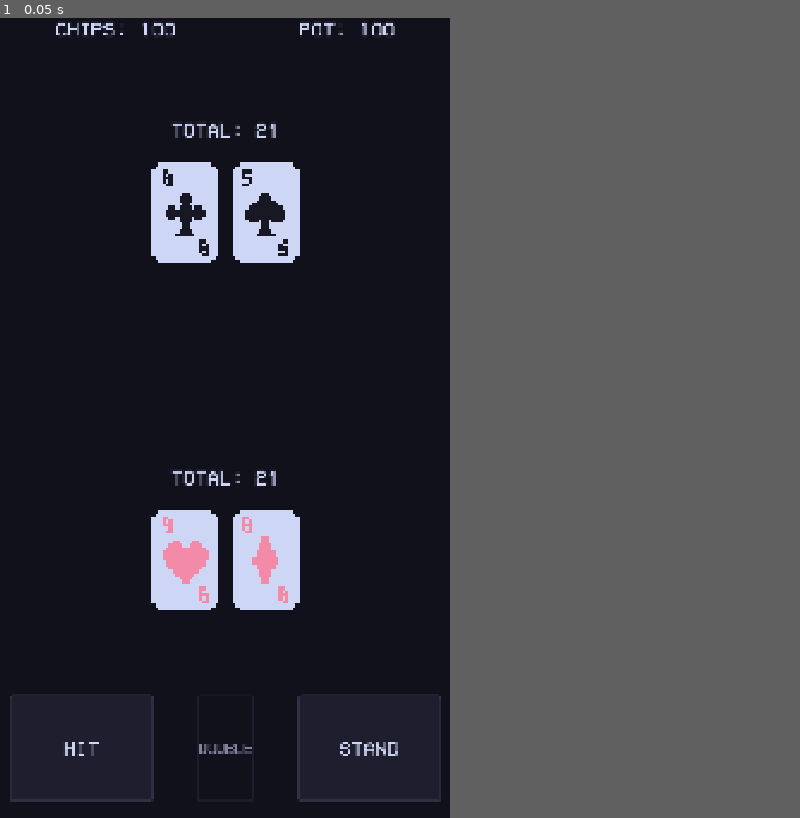
Above: before the commit, frame 1.
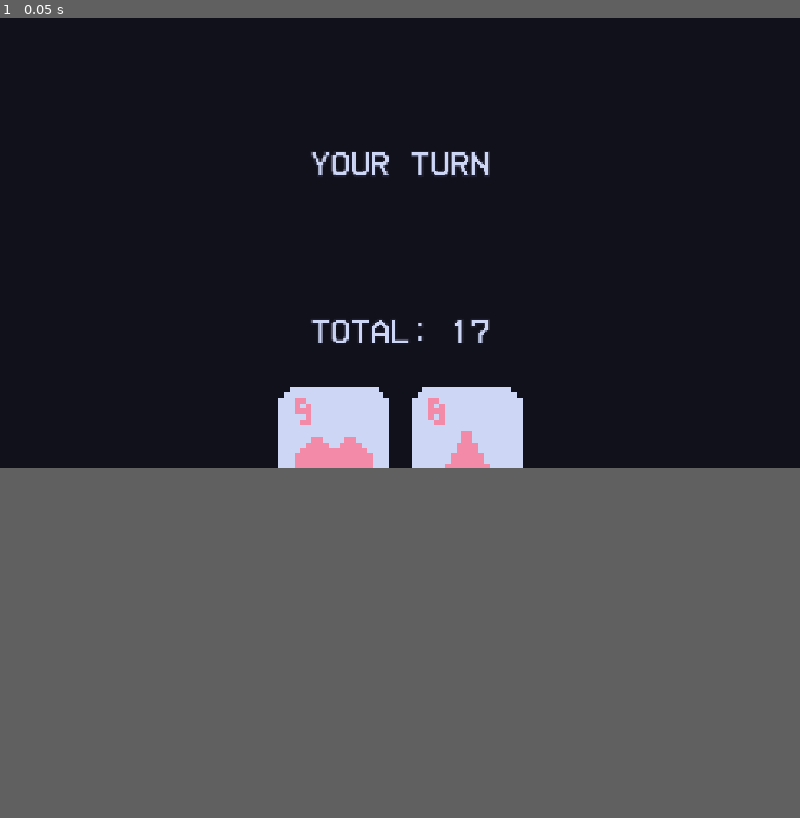
Above: after the commit, the same moment.

Repository: Virkkunen/twentyone
Game: Godot game, scene res://scenes/game.tscn
Same seed, same stepped clock (60 frames per second), same inputs: the game is played once before the commit and once after it.
Inputs:
- Up to frame 1 (0.05 s): no input
In our replay, the window is 450x800 before the commit and 800x450 after it. These sizes can differ from the game's own. Grey fills any space a smaller window leaves; there, only what the larger window draws over its background counts as a difference.

The runs differ from the first frame. In frame 1, 7.8% of the frame differs, in the area x 1-66%, y 0-98%.

Commit message:
updates

Diff:
--- a/project.godot
+++ b/project.godot
@@ -25,8 +25,6 @@
 
 [display]
 
-window/size/viewport_width=1080
-window/size/viewport_height=1920
 window/stretch/mode="canvas_items"
 window/stretch/aspect="expand"
 window/handheld/orientation=1
--- a/resources/base.tres
+++ b/resources/base.tres
@@ -41,10 +41,10 @@
 
 [sub_resource type="StyleBoxFlat" id="StyleBoxFlat_wvou7"]
 bg_color = Color(0.0941176, 0.0941176, 0.145098, 1)
-border_width_left = 8
-border_width_top = 8
-border_width_right = 8
-border_width_bottom = 12
+border_width_left = 4
+border_width_top = 4
+border_width_right = 4
+border_width_bottom = 4
 border_color = Color(0.498039, 0.517647, 0.611765, 1)
 corner_radius_top_left = 8
 corner_radius_top_right = 8
@@ -60,6 +60,7 @@
 Button/colors/font_disabled_color = Color(0.498039, 0.517647, 0.611765, 1)
 Button/colors/font_focus_color = Color(0.803922, 0.839216, 0.956863, 1)
 Button/colors/font_hover_color = Color(0.803922, 0.839216, 0.956863, 1)
+Button/colors/font_hover_pressed_color = Color(0.498039, 0.517647, 0.611765, 1)
 Button/colors/font_outline_color = Color(0, 0, 0, 1)
 Button/colors/font_pressed_color = Color(0.498039, 0.517647, 0.611765, 1)
 Button/constants/h_separation = 100
--- a/scenes/card.tscn
+++ b/scenes/card.tscn
@@ -11,7 +11,16 @@
 
 [node name="CardTexture" type="TextureRect" parent="."]
 custom_minimum_size = Vector2(22, 32)
+layout_mode = 0
 offset_right = 22.0
 offset_bottom = 32.0
 scale = Vector2(8, 8)
 texture = ExtResource("2_ktuci")
+
+[node name="CardBack" type="TextureRect" parent="."]
+visible = false
+custom_minimum_size = Vector2(22, 32)
+offset_right = 22.0
+offset_bottom = 32.0
+scale = Vector2(8, 8)
+texture = ExtResource("2_ktuci")
--- a/scenes/game.tscn
+++ b/scenes/game.tscn
@@ -1,11 +1,16 @@
-[gd_scene load_steps=7 format=3 uid="uid://vi3cwqdpyp3d"]
+[gd_scene load_steps=12 format=3 uid="uid://vi3cwqdpyp3d"]
 
 [ext_resource type="Script" uid="uid://bexfk3ixx2w0n" path="res://scripts/game.gd" id="1_uwrxv"]
 [ext_resource type="Script" uid="uid://b8q2w36tce0hv" path="res://scripts/deck.gd" id="2_yqjtg"]
 [ext_resource type="Script" uid="uid://1iwamhp2rkjs" path="res://scripts/player.gd" id="3_lnu2h"]
 [ext_resource type="Script" uid="uid://xl044p8wv82w" path="res://scripts/house.gd" id="4_lbhrr"]
-[ext_resource type="Script" uid="uid://yyy8e7152aa0" path="res://scripts/safeAreaHandler.gd" id="5_iywne"]
+[ext_resource type="Script" uid="uid://yyy8e7152aa0" path="res://scripts/ui/safeAreaHandler.gd" id="5_iywne"]
 [ext_resource type="Theme" uid="uid://b3f26mr56obgg" path="res://resources/base.tres" id="5_p57ef"]
+[ext_resource type="Script" uid="uid://bp4q44hswxo38" path="res://scripts/ui/chipsAndPot.gd" id="7_gee14"]
+[ext_resource type="Script" uid="uid://c37xm4wwjf7y0" path="res://scripts/ui/playerUI.gd" id="8_0tnpc"]
+[ext_resource type="Script" uid="uid://c4x3dv8v5nqy6" path="res://scripts/ui/houseUI.gd" id="8_vtaks"]
+[ext_resource type="Script" uid="uid://bnvqr3qfyql6k" path="res://scripts/ui/centreUI.gd" id="9_vtaks"]
+[ext_resource type="Script" uid="uid://bff8dqpd5t20u" path="res://scripts/ui/buttons.gd" id="11_kvpfn"]
 
 [node name="Game" type="Node2D"]
 script = ExtResource("1_uwrxv")
@@ -43,14 +48,15 @@
 layout_mode = 2
 theme_override_constants/separation = 295
 alignment = 1
+script = ExtResource("7_gee14")
 
 [node name="Chips" type="Label" parent="UI/SafeMargin/VBoxContainer/ChipsAndPot"]
 layout_mode = 2
-text = "CHIPS: 100"
+text = "CHIPS: 0"
 
 [node name="Pot" type="Label" parent="UI/SafeMargin/VBoxContainer/ChipsAndPot"]
 layout_mode = 2
-text = "POT: 100"
+text = "POT: 0"
 
 [node name="Spacer" type="Panel" parent="UI/SafeMargin/VBoxContainer"]
 custom_minimum_size = Vector2(0, 100)
@@ -59,6 +65,7 @@
 [node name="House" type="VBoxContainer" parent="UI/SafeMargin/VBoxContainer"]
 layout_mode = 2
 alignment = 1
+script = ExtResource("8_vtaks")
 
 [node name="HouseTotal" type="Label" parent="UI/SafeMargin/VBoxContainer/House"]
 layout_mode = 2
@@ -75,9 +82,16 @@
 custom_minimum_size = Vector2(0, 100)
 layout_mode = 2
 
-[node name="Center" type="MarginContainer" parent="UI/SafeMargin/VBoxContainer"]
+[node name="Centre" type="MarginContainer" parent="UI/SafeMargin/VBoxContainer"]
 layout_mode = 2
 size_flags_vertical = 3
+script = ExtResource("9_vtaks")
+
+[node name="CentreLabel" type="Label" parent="UI/SafeMargin/VBoxContainer/Centre"]
+layout_mode = 2
+text = "twentyone"
+horizontal_alignment = 1
+uppercase = true
 
 [node name="Spacer3" type="Panel" parent="UI/SafeMargin/VBoxContainer"]
 custom_minimum_size = Vector2(0, 100)
@@ -86,6 +100,7 @@
 [node name="Player" type="VBoxContainer" parent="UI/SafeMargin/VBoxContainer"]
 layout_mode = 2
 alignment = 1
+script = ExtResource("8_0tnpc")
 
 [node name="PlayerTotal" type="Label" parent="UI/SafeMargin/VBoxContainer/Player"]
 layout_mode = 2
@@ -106,6 +121,7 @@
 layout_mode = 2
 size_flags_vertical = 3
 columns = 3
+script = ExtResource("11_kvpfn")
 
 [node name="ButtonHit" type="Button" parent="UI/SafeMargin/VBoxContainer/Buttons"]
 layout_mode = 2
@@ -126,7 +142,7 @@
 disabled = true
 text = "Double"
 
-[node name="Button Stand" type="Button" parent="UI/SafeMargin/VBoxContainer/Buttons"]
+[node name="ButtonStand" type="Button" parent="UI/SafeMargin/VBoxContainer/Buttons"]
 layout_mode = 2
 size_flags_horizontal = 3
 size_flags_vertical = 3
--- a/scripts/card.gd
+++ b/scripts/card.gd
@@ -1,12 +1,14 @@
 class_name Card extends Control
 
-@onready var CardTexture : TextureRect = $CardTexture
+@onready var CardTexture: TextureRect = $CardTexture
+@onready var CardBack: TextureRect = $CardBack
 
-@export var card_suit : Global.CardSuit
-@export var card_rank : Global.CardRank
-@export var card_value : int
+@export var card_suit: Global.CardSuit
+@export var card_rank: Global.CardRank
+@export var card_value: int
+@export var card_flipped: bool = false
 
-func initialize(suit: Global.CardSuit, rank = Global.CardRank) -> void:
+func initialize(suit: Global.CardSuit, rank: Global.CardRank) -> void:
 	card_suit = suit
 	card_rank = rank
 
@@ -41,3 +43,7 @@
 			card_value = 10
 		_:
 			card_value = card_rank + 1
+
+func flip_card(back_visible: bool) -> void:
+	CardBack.visible = back_visible
+	card_flipped = back_visible
--- a/scripts/game.gd
+++ b/scripts/game.gd
@@ -1,21 +1,52 @@
 extends Node2D
 
-@onready var DeckNode = $Deck
-@onready var PlayerNode = $Player
-@onready var HouseNode = $House
-@onready var PlayerHandContainer = $UI/SafeMargin/VBoxContainer/Player/PlayerHand
-@onready var HouseHandContainer = $UI/SafeMargin/VBoxContainer/House/HouseHand
+@onready var DeckNode: Node2D = $Deck
+@onready var PlayerNode: Node2D = $Player
+@onready var HouseNode: Node2D = $House
+@onready var PlayerHandContainer: HBoxContainer = $UI/SafeMargin/VBoxContainer/Player/PlayerHand
+@onready var HouseHandContainer: HBoxContainer = $UI/SafeMargin/VBoxContainer/House/HouseHand
 
 func _ready() -> void:
+	Global.game_state_changed.connect(_on_game_state_changed)
+	Global.game_action_changed.connect(_on_game_action_changed)
 	_setup_game()
 
+func _on_game_state_changed() -> void:
+	match Global.game_state:
+		Global.GameStates.SETUP:
+			_setup_game()
+		Global.GameStates.HOUSE_TURN:
+			_house_turn()
+
+func _on_game_action_changed() -> void:
+	match Global.game_action:
+		Global.GameActions.PLAYER_HIT:
+			_on_player_hit()
+		Global.GameActions.PLAYER_STAND:
+			_on_player_stand()
+		Global.GameActions.PLAYER_BUST:
+			_on_player_bust()
+		Global.GameActions.HOUSE_HIT:
+			_on_house_hit()
+		Global.GameActions.HOUSE_STAND:
+			_on_house_stand()
+		Global.GameActions.HOUSE_BUST:
+			_on_house_bust()
+
 func _setup_game() -> void:
+	Global.player_chips = Global.player_chips
+	Global.pot = Global.pot
+
 	Global.game_state = Global.GameStates.DEALING
 	_deal_cards(PlayerNode, 2)
 	_deal_cards(HouseNode, 2)
+	HouseHandContainer.get_child(1).flip_card(true)
 
-func _deal_cards(side : Node2D, count : int) -> void:
+	Global.game_state = Global.GameStates.PLAYER_TURN
+	Global.centre_text = "Your turn"
 
+func _deal_cards(side: Node2D, count: int) -> void:
+	Global.game_action = Global.GameActions.NONE
 	for cards in count:
 		var card = DeckNode.deck.pop_front()
 		var current_parent = card.get_parent()
@@ -23,5 +54,50 @@
 		side.add_card_to_hand(card)
 		if side == PlayerNode:
 			PlayerHandContainer.add_child(card)
-		else:
+		elif side == HouseNode:
 			HouseHandContainer.add_child(card)
+
+#
+# Player turn
+#
+func _on_player_hit() -> void:
+	Global.centre_text = "Hit"
+	_deal_cards(PlayerNode, 1)
+
+func _on_player_stand() -> void:
+	Global.centre_text = "Stand"
+	Global.game_state = Global.GameStates.HOUSE_TURN
+
+func _on_player_bust() -> void:
+	Global.centre_text = "Bust!"
+	Global.game_state = Global.GameStates.HOUSE_TURN
+
+#
+# House turn
+#
+func _house_turn() -> void:
+	await get_tree().create_timer(2).timeout
+	Global.centre_text = "House turn"
+	Global.game_action = Global.GameActions.NONE
+	HouseNode.first_turn = false
+	HouseHandContainer.get_child(1).flip_card(false)
+	HouseNode.calc_total()
+
+	while Global.house_total < 17 and Global.game_action == Global.GameActions.NONE:
+		Global.game_action = Global.GameActions.HOUSE_HIT
+
+func _on_house_hit() -> void:
+	await get_tree().create_timer(2).timeout
+	Global.centre_text = "House Hit"
+	_deal_cards(HouseNode, 1)
+	Global.game_action = Global.GameActions.NONE
+
+func _on_house_bust() -> void:
+	Global.centre_text = "House Busts!"
+	await get_tree().create_timer(2).timeout
+	Global.game_state = Global.GameStates.ROUND_OVER
+
+func _on_house_stand() -> void:
+	Global.centre_text = "House stands"
+	await get_tree().create_timer(2).timeout
+	Global.game_state = Global.GameStates.ROUND_OVER
--- a/scripts/global.gd
+++ b/scripts/global.gd
@@ -1,18 +1,29 @@
 extends Node
 
-signal game_state_changed
-signal pot_changed
-signal player_chips_changed
-signal player_total_changed
-signal house_total_changed
-
+#
+# Types
+#
 enum GameStates {
+	MENU,
 	SETUP,
 	DEALING,
+	CALCULATING,
 	PLAYER_TURN,
 	HOUSE_TURN,
 	ROUND_OVER,
 	GAME_OVER
+}
+
+enum GameActions {
+	NONE,
+	PLAYER_HIT,
+	PLAYER_STAND,
+	PLAYER_BUST,
+	PLAYER_BLACKJACK,
+	HOUSE_HIT,
+	HOUSE_STAND,
+	HOUSE_BUST,
+	HOUSE_BLACKJACK
 }
 
 enum CardSuit {
@@ -28,35 +39,70 @@
 	TEN, JOKER, QUEEN, KING
 }
 
-@export var game_state : GameStates = GameStates.SETUP:
+#
+# Signals
+#
+signal game_state_changed
+signal game_action_changed
+signal pot_changed
+signal player_chips_changed
+signal player_total_changed
+signal house_total_changed
+signal centre_text_changed
+
+@export var game_state: GameStates = GameStates.SETUP:
 	get: return game_state
 	set(value):
 		game_state = value
+		match game_state:
+			GameStates.DEALING:
+				centre_text = "Dealing cards..."
 		emit_signal("game_state_changed")
-		match game_state:
-				GameStates.PLAYER_TURN:
-					return
+		print("STATE: " + str(GameStates.keys()[game_state]))
 
-@export var pot : int = 0:
+@export var game_action: GameActions = GameActions.NONE:
+	get: return game_action
+	set(value):
+		game_action = value
+		emit_signal("game_action_changed")
+		print("ACTION: " + str(GameActions.keys()[game_action]))
+
+@export var pot: int = 0:
 	get: return pot
 	set(value):
 		pot = value
 		emit_signal("pot_changed")
 
-@export var player_chips : int = 50:
+@export var player_chips: int = 50:
 	get: return player_chips
 	set(value):
 		player_chips = value
 		emit_signal("player_chips_changed")
 
-@export var player_total : int = 0:
+@export var player_total: int = 0:
 	get: return player_total
 	set(value):
 		player_total = value
 		emit_signal("player_total_changed")
+		if player_total == 21:
+			game_action = GameActions.PLAYER_BLACKJACK
+		elif player_total > 21:
+			game_action = GameActions.PLAYER_BUST
 
-@export var house_total : int = 0:
+@export var house_total: int = 0:
 	get: return house_total
 	set(value):
 		house_total = value
 		emit_signal("house_total_changed")
+		if house_total == 21:
+			game_action = GameActions.HOUSE_BLACKJACK
+		elif house_total > 21:
+			game_action = GameActions.HOUSE_BUST
+		elif house_total >= 17:
+			game_action = GameActions.HOUSE_STAND
+
+@export var centre_text: String = "twentyone":
+	get: return centre_text
+	set(value):
+		centre_text = value
+		emit_signal("centre_text_changed")
--- a/scripts/house.gd
+++ b/scripts/house.gd
@@ -2,26 +2,30 @@
 
 @export var hand : Array[Card] = []
 
+var first_turn: bool = true
+
 func add_card_to_hand(card: Card) -> void:
 	hand.append(card)
-	#add_child(card)
 	calc_total()
 
-func calc_total() -> int:
+func calc_total() -> void:
 	var total = 0
 	var ace_count = 0
-
-	for card in hand:
-		total += card.card_value
-		if card.card_rank == Global.CardRank.ACE:
-			ace_count += 1
+	if not first_turn:
+		for card in hand:
+			total += card.card_value
+			if card.card_rank == Global.CardRank.ACE:
+				ace_count += 1
+	else:
+		total = hand[0].card_value
+		if hand[0].card_rank == Global.CardRank.ACE:
+				ace_count += 1
 
 	while total > 21 and ace_count > 0:
 		total -= 10
 		ace_count -= 1
 
 	Global.house_total = total
-	return total
 
 func clear_hand() -> void:
 	for card in hand:
--- a/scripts/player.gd
+++ b/scripts/player.gd
@@ -1,13 +1,22 @@
 class_name Player extends Node2D
 
-@export var hand : Array[Card] = []
+@export var hand: Array[Card] = []
+
+func _ready() -> void:
+	#Global.game_state_changed.connect(_on_game_state_changed)
+	pass
+
+#func _on_game_state_changed() -> void:
+	#match Global.game_state:
+		#Global.GameStates.PLAYER_HIT:
+			#_on_player_hit()
 
 func add_card_to_hand(card: Card) -> void:
 	hand.append(card)
-	#add_child(card)
 	calc_total()
 
-func calc_total() -> int:
+func calc_total() -> void:
+	Global.game_state = Global.GameStates.CALCULATING
 	var total = 0
 	var ace_count = 0
 
@@ -21,7 +30,6 @@
 		ace_count -= 1
 
 	Global.player_total = total
-	return total
 
 func clear_hand() -> void:
 	for card in hand:
--- /dev/null
+++ b/scripts/ui/buttons.gd
@@ -0,0 +1,26 @@
+extends GridContainer
+
+@onready var ButtonHit: Button = $ButtonHit
+@onready var ButtonStand: Button = $ButtonStand
+
+func _ready() -> void:
+	Global.game_state_changed.connect(_on_game_state_changed)
+	ButtonHit.pressed.connect(_on_button_hit)
+	ButtonStand.pressed.connect(_on_button_stand)
+
+func _on_button_hit() -> void:
+	Input.vibrate_handheld(4)
+	Global.game_action = Global.GameActions.PLAYER_HIT
+
+func _on_button_stand() -> void:
+	Input.vibrate_handheld(6)
+	Global.game_action = Global.GameActions.PLAYER_STAND
+
+func _on_game_state_changed() -> void:
+	match Global.game_state:
+		Global.GameStates.PLAYER_TURN:
+			ButtonHit.disabled = false
+			ButtonStand.disabled = false
+		Global.GameStates.HOUSE_TURN:
+			ButtonHit.disabled = true
+			ButtonStand.disabled = true
--- /dev/null
+++ b/scripts/ui/centreUI.gd
@@ -0,0 +1,9 @@
+extends MarginContainer
+
+@onready var LabelCentre: Label = $CentreLabel
+
+func _ready() -> void:
+	Global.centre_text_changed.connect(_on_centre_text_changed)
+
+func _on_centre_text_changed() -> void:
+	LabelCentre.text = str(Global.centre_text)
--- /dev/null
+++ b/scripts/ui/chipsAndPot.gd
@@ -0,0 +1,14 @@
+extends HBoxContainer
+
+@onready var LabelChips: Label = $Chips
+@onready var LabelPot: Label = $Pot
+
+func _ready() -> void:
+	Global.player_chips_changed.connect(_on_player_chips_changed)
+	Global.pot_changed.connect(_on_pot_changed)
+
+func _on_player_chips_changed() -> void:
+	LabelChips.text = "Chips: %s" % [Global.player_chips]
+
+func _on_pot_changed() -> void:
+	LabelPot.text = "Pot: %s" % [Global.pot]
--- /dev/null
+++ b/scripts/ui/houseUI.gd
@@ -0,0 +1,9 @@
+extends VBoxContainer
+
+@onready var LabelHouseTotal: Label = $HouseTotal
+
+func _ready() -> void:
+	Global.house_total_changed.connect(_on_house_total_changed)
+
+func _on_house_total_changed() -> void:
+	LabelHouseTotal.text = "Total: %s" % [Global.house_total]
--- /dev/null
+++ b/scripts/ui/playerUI.gd
@@ -0,0 +1,9 @@
+extends VBoxContainer
+
+@onready var LabelPlayerTotal: Label = $PlayerTotal
+
+func _ready() -> void:
+	Global.player_total_changed.connect(_on_player_total_changed)
+
+func _on_player_total_changed() -> void:
+	LabelPlayerTotal.text = "Total: %s" % [Global.player_total]
Not shown, added: scripts/ui/buttons.gd.uid
Not shown, added: scripts/ui/centreUI.gd.uid
Not shown, added: scripts/ui/chipsAndPot.gd.uid
Not shown, added: scripts/ui/houseUI.gd.uid
Not shown, added: scripts/ui/playerUI.gd.uid
Renamed: scripts/safeAreaHandler.gd -> scripts/ui/safeAreaHandler.gd
Renamed: scripts/safeAreaHandler.gd.uid -> scripts/ui/safeAreaHandler.gd.uid
